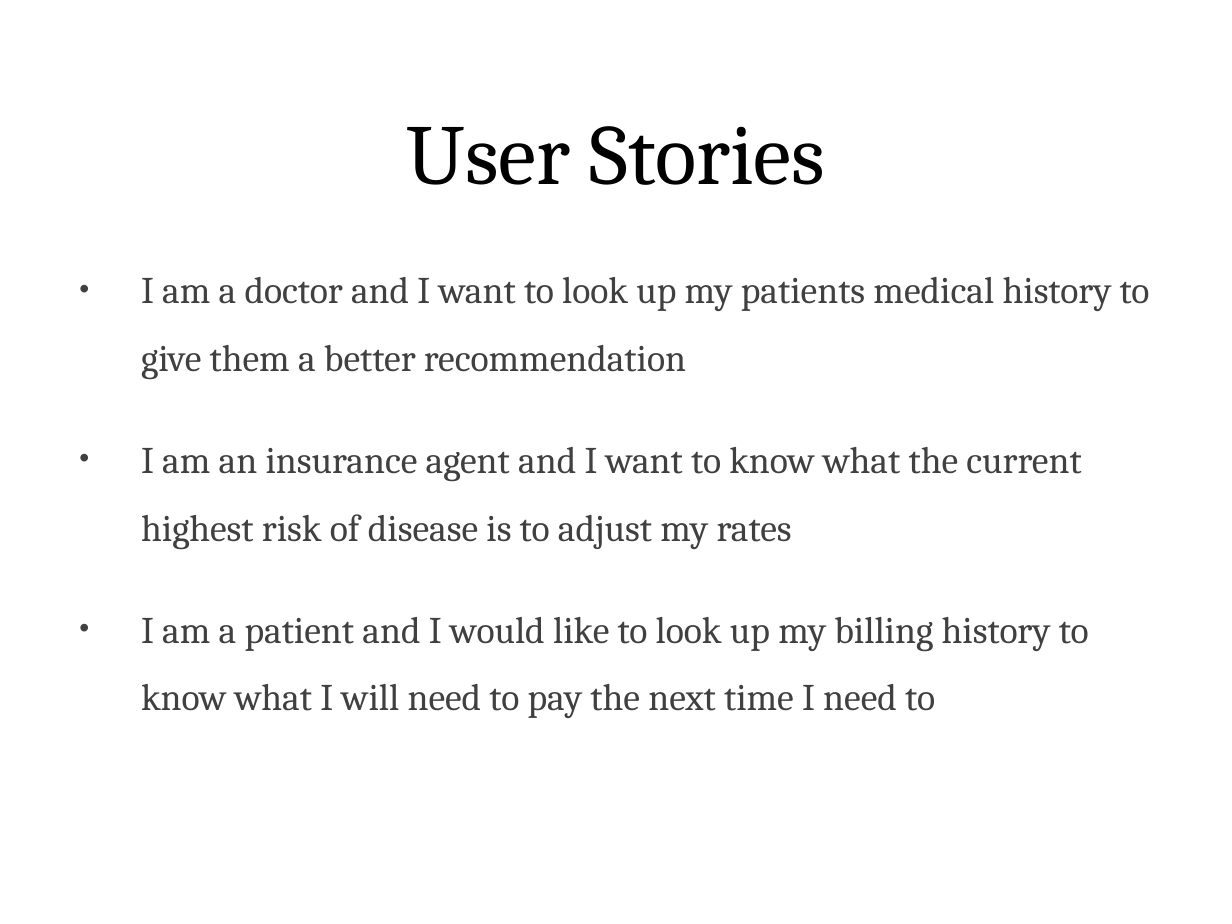
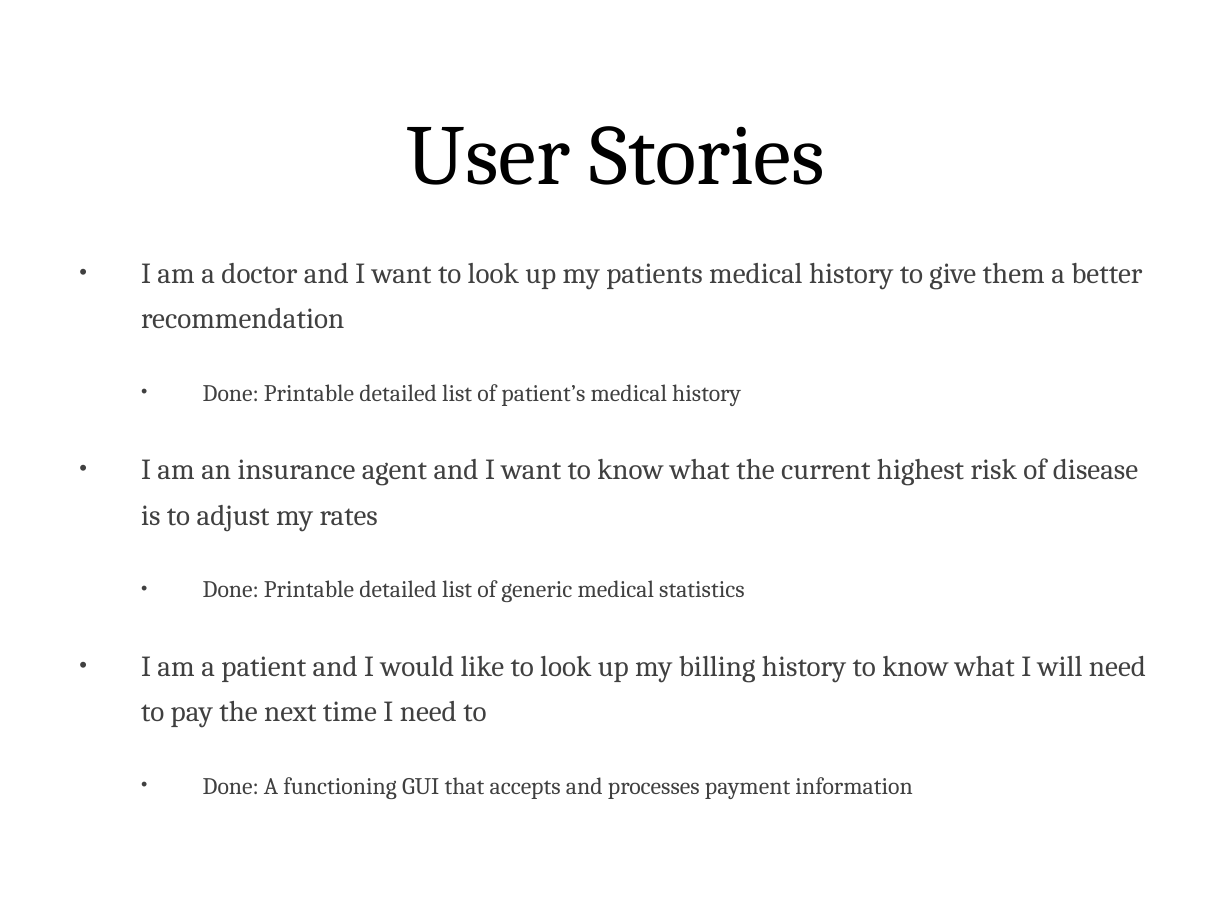
Before and after one commit to johnhoffman25/CSC3610-Project, a slide deck: slide 4 of Project Initial Presentation.pptx. Drawn at 1232x924 pixels with LibreOffice and Linux fonts; fonts in the diff are those of the drawing; background and template pictures are left out. Boxes give left, top, right and bottom in pixels: in the first picture for what was removed or moved away, otherwise in the second. Text is boxed around its words. In the diff, an @@ line names an element or a change of style, - is before the commit and + after.

```diff
--- a/Project Initial Presentation.pptx
+++ b/Project Initial Presentation.pptx
@@ text at [141, 263, 1146, 728]: size 22 to 17.1 pt in "I am a doctor and I want ...", "I am an insurance agent and I ...", "I am a patient and I would ..."; line spacing 1.5 to 1.3 @@
@@ text at [203, 384, 741, 406]: paragraph added @@
+    • Done: Printable detailed list of patient’s medical history
@@ text at [203, 580, 744, 602]: paragraph added @@
+    • Done: Printable detailed list of generic medical statistics
@@ text at [203, 777, 912, 799]: paragraph added @@
+    • Done: A functioning GUI that accepts and processes payment information
```
Also in this commit, not shown: 1 other slide changed.
